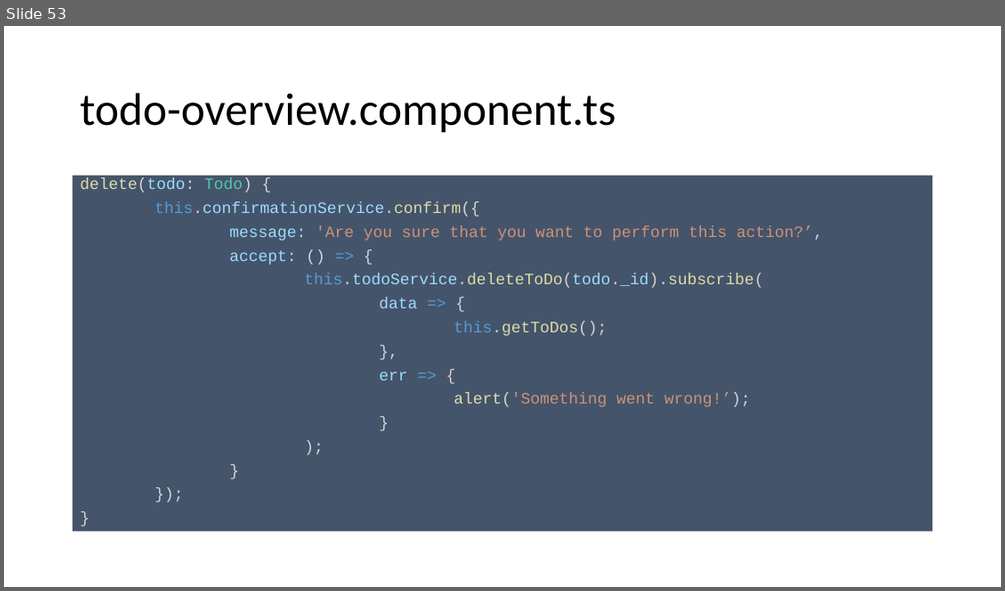
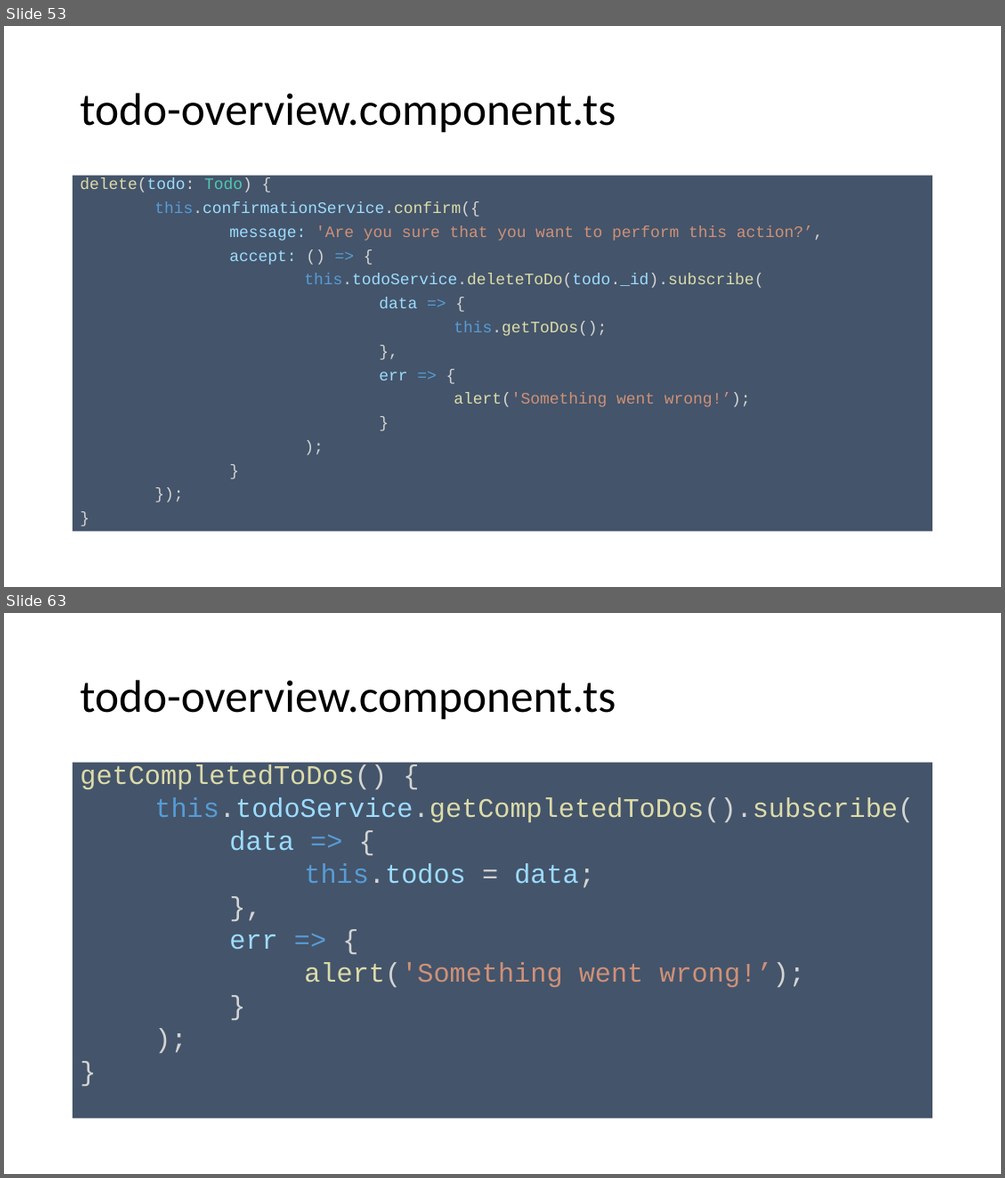
Before and after one commit to spirit-coding/todo-app-aj33349, a slide deck: Angular2.pptx. Shown one above the other, each under a label of ours: slide 53 before the commit, slides 53 and 63 after it; the slides between them are not shown. The pictures are 1005x591 and 1005x1178 pixels, drawn with LibreOffice and Linux fonts; fonts in the diff are those of the drawing. Boxes give left, top, right and bottom in pixels: in the first picture for what was removed or moved away, otherwise in the second. Text is boxed around its words. In the diff, an @@ line names an element or a change of style, - is before the commit and + after.

```diff
--- a/Angular2.pptx
+++ b/Angular2.pptx
@@ slide 63 added at (4, 613, 1001, 1174), background #FFFFFF @@
@@ title added at (80, 680, 615, 720), 44 pt, text #000000 @@
+todo-overview.component.ts
@@ text added at (73, 763, 933, 1119), fill #44546A, 25.9 pt, text #DCDCAA @@
+getCompletedToDos() {
+this.todoService.getCompletedToDos().subscribe(
+data => {
+this.todos = data;
+},
+err => {
+alert('Something went wrong!’);
+}
+);
+}
```
Also in this commit, not shown: 1 slide changed, 11 other slides added, 8 other files.
